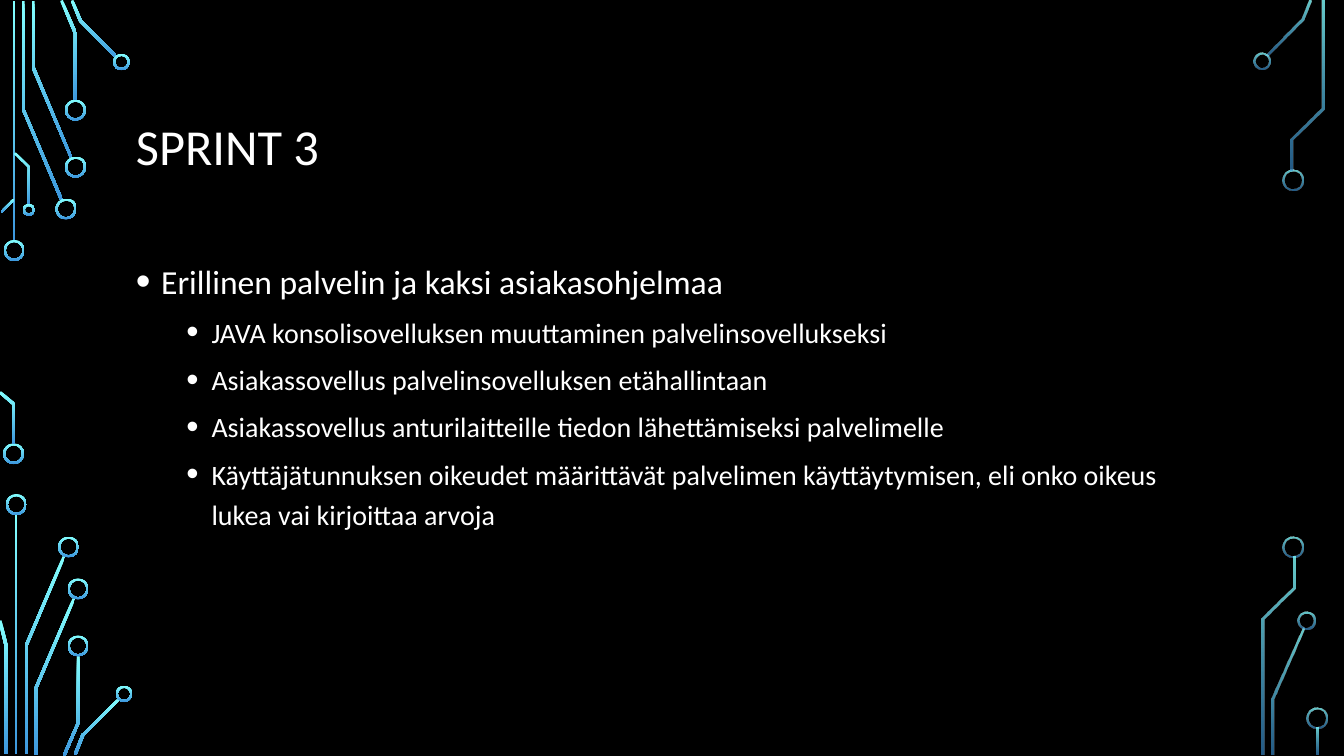
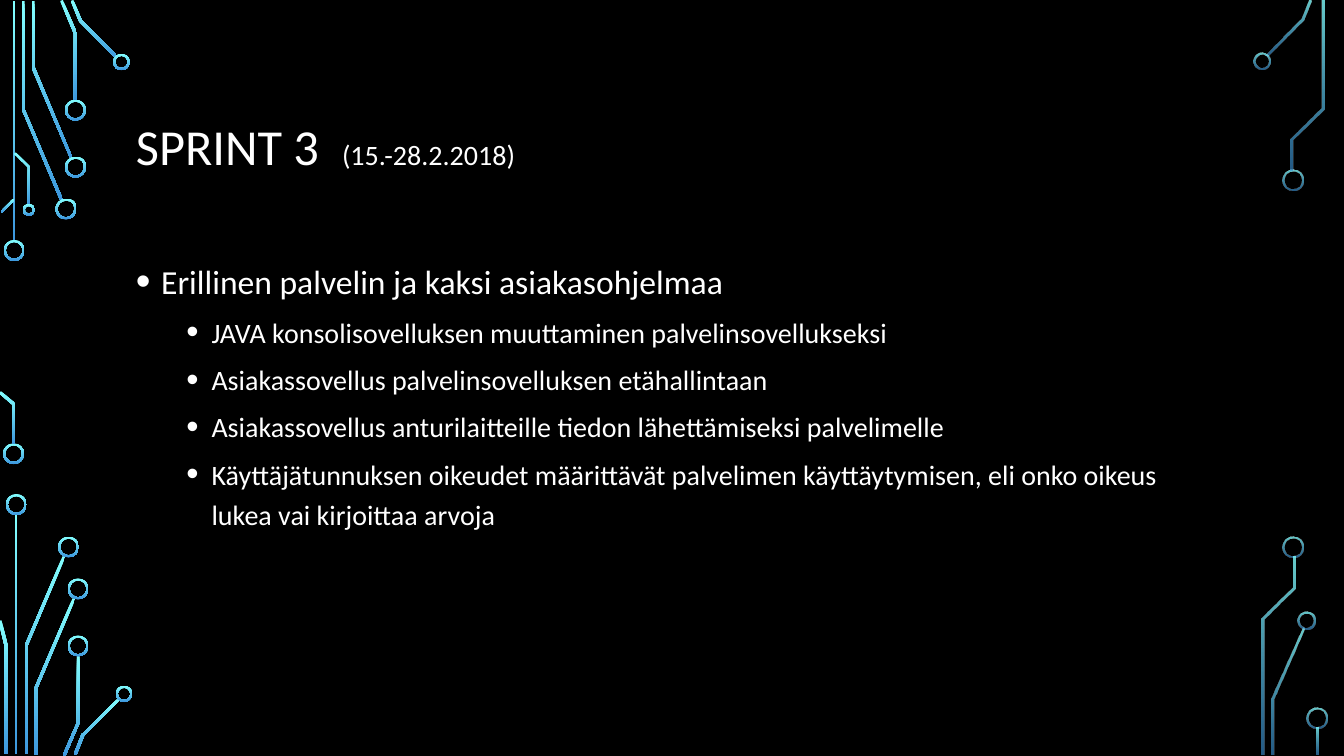
Before and after one commit to tempsens/java, a slide deck: slide 5 of java/Ryhmä 9 - Lämpötilaseuranta v3.pptx. Drawn at 1344x756 pixels with LibreOffice and Linux fonts; fonts in the diff are those of the drawing; background and template pictures are left out. Boxes give left, top, right and bottom in pixels: in the first picture for what was removed or moved away, otherwise in the second. Text is boxed around its words. In the diff, an @@ line names an element or a change of style, - is before the commit and + after.

```diff
--- a/java/Ryhmä 9 - Lämpötilaseuranta v3.pptx
+++ b/java/Ryhmä 9 - Lämpötilaseuranta v3.pptx
@@ title at [136, 132, 515, 169]: text changed; size 36 to 20 pt @@
-SPRINT 3
+SPRINT 3 (15.-28.2.2018)
```
Also in this commit, not shown: 2 other slides changed, 2 other files.
